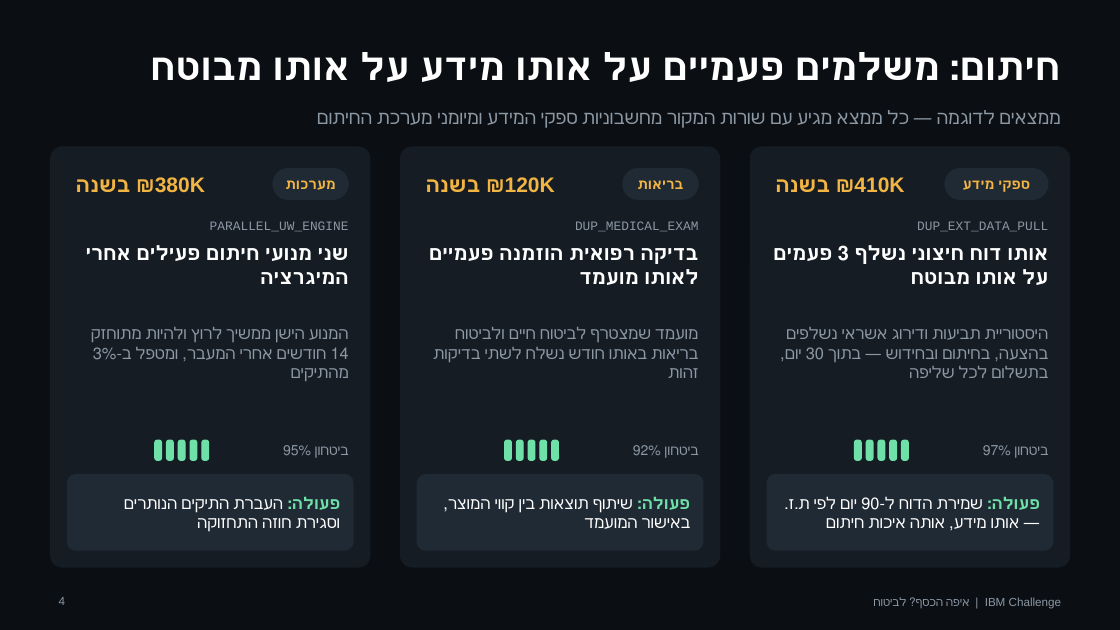
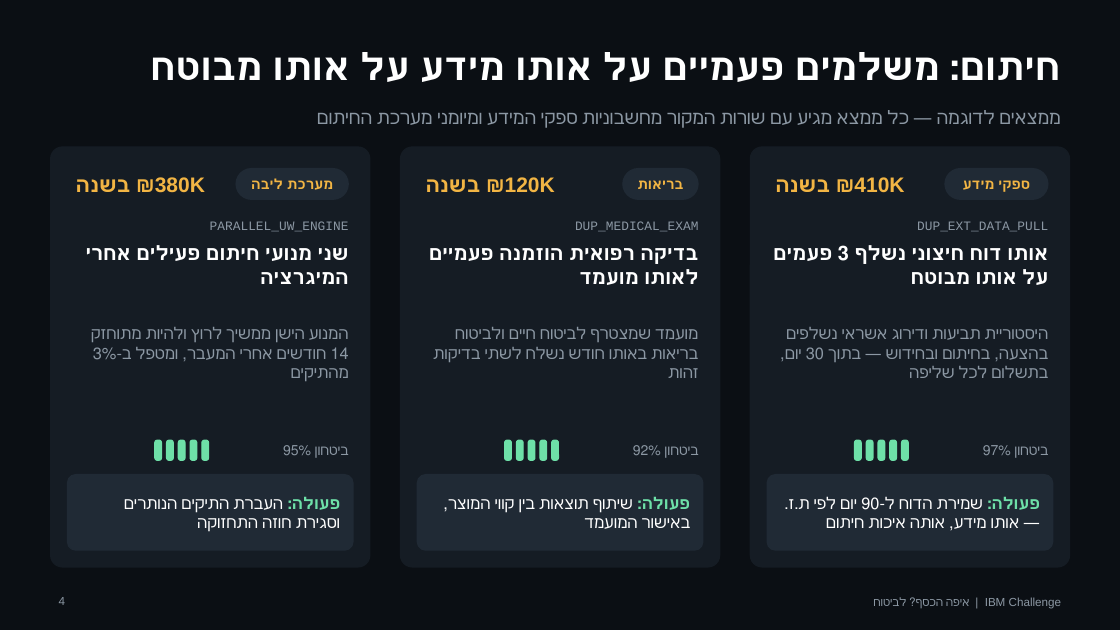
Before and after one commit to IrenaSpivak15/IrenaSpivak15, a slide deck: slide 4 of ibm-pitch/IBM_Pitch_Insurance.pptx. Drawn at 1120x630 pixels with LibreOffice and Linux fonts; fonts in the diff are those of the drawing. Boxes give left, top, right and bottom in pixels: in the first picture for what was removed or moved away, otherwise in the second. Text is boxed around its words. In the diff, an @@ line names an element or a change of style, - is before the commit and + after.

```diff
--- a/ibm-pitch/IBM_Pitch_Insurance.pptx
+++ b/ibm-pitch/IBM_Pitch_Insurance.pptx
@@ rounded rectangle "מערכת ליבה": place and size @@
-rounded rectangle "מערכת ליבה" at box(272, 168, 349, 200)
+rounded rectangle "מערכת ליבה" at box(235, 168, 349, 200)
@@ text in rounded rectangle at box(251, 113, 433, 189): text changed @@
-מערכות
+מערכת ליבה
```
Also in this commit, not shown: 5 other slides changed, 2 slides added, 2 other files.
